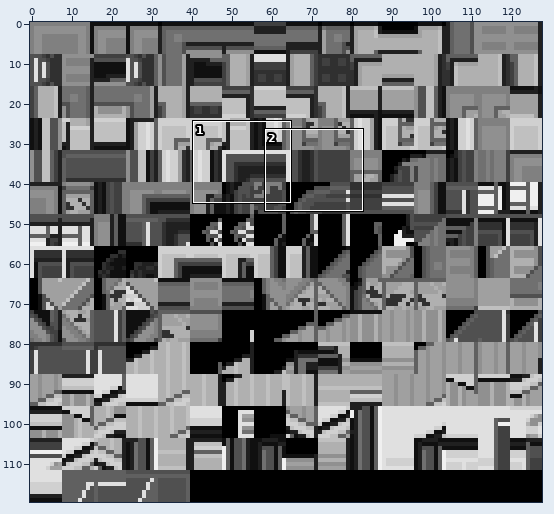
One commit to this sprite sheet: data/tilesets/secondary/jubilife_city/tiles.png. Above, an overview of the earlier version with the close-up marked.
Close-up. Before the commit:
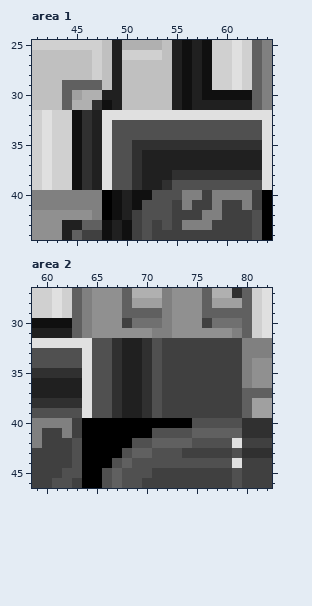
The file is 128x120 pixels. Shown: area 1: x 41..64, y 25..44; area 2: x 59..82, y 27..46. The commit also changed other parts of the picture, which this record leaves out.
After:
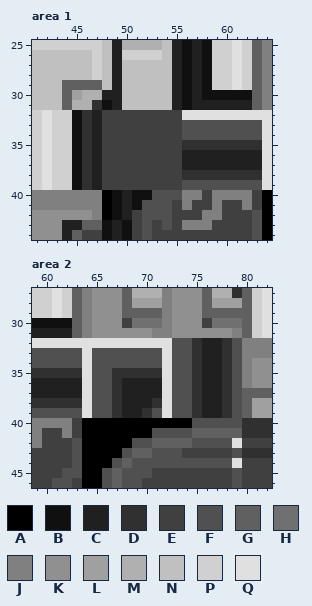
Palette (. is transparent): A #000000  B #101010  C #202020  D #303030  E #404040  F #505050  G #606060  H #707070  J #808080  K #909090  L #a0a0a0  M #b0b0b0  N #c0c0c0  P #d0d0d0  Q #e0e0e0
Diff:
Area 1:
y 32: x 48..55 QQQQQQQQ -> EEEEEEEE
y 33..34: x 48..55 QFFFFFFF -> EEEEEEEE
y 35: x 48..55 QFFDDDDD -> EEEEEEEE
y 36..37: x 48..55 QFFDCCCC -> EEEEEEEE
y 38: x 48..55 QFFDCCCD -> EEEEEEEE
y 39: x 48..55 QFFDCCDF -> EEEEEEEE
Area 2:
y 32: x 65..79 FFDCCDFEEEEEEEE -> QQQQQQQQFFDCCDF
y 33..34: x 67..70 DCCD -> FFFF; x 72..79 EEEEEEEE -> QFFDCCDF
y 35: x 68..69 CC -> DD; x 71..79 FEEEEEEEE -> DQFFDCCDF
y 36..37: x 70..79 DFEEEEEEEE -> CCQFFDCCDF
y 38: x 70..79 DFEEEEEEEE -> CDQFFDCCDF
y 39: x 72..79 EEEEEEEE -> QFFDCCDF
Where, in picture pixels (left, top, right, bottom), the same in both close-ups:
changed: (102, 110, 182, 190)
changed: (92, 338, 242, 418)
